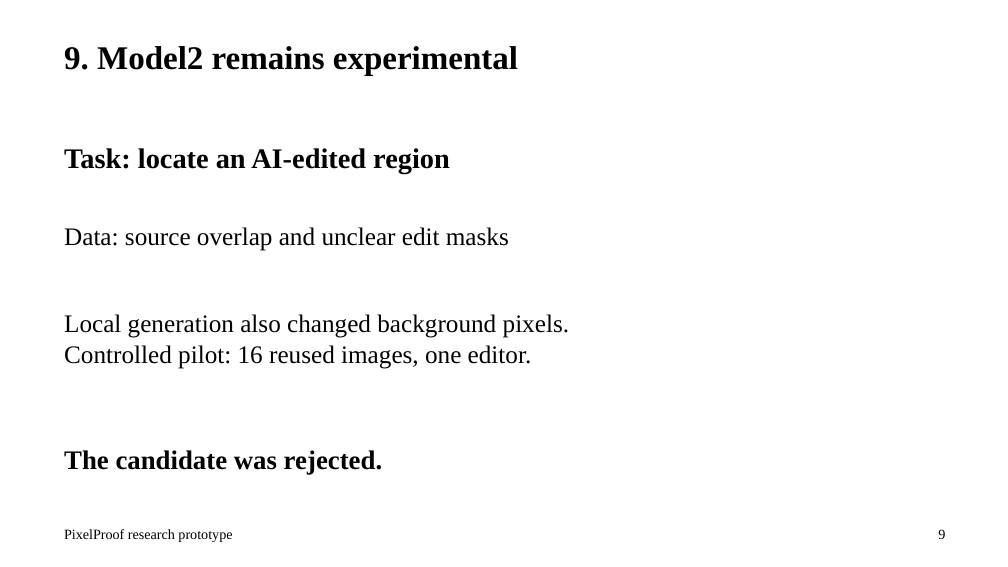
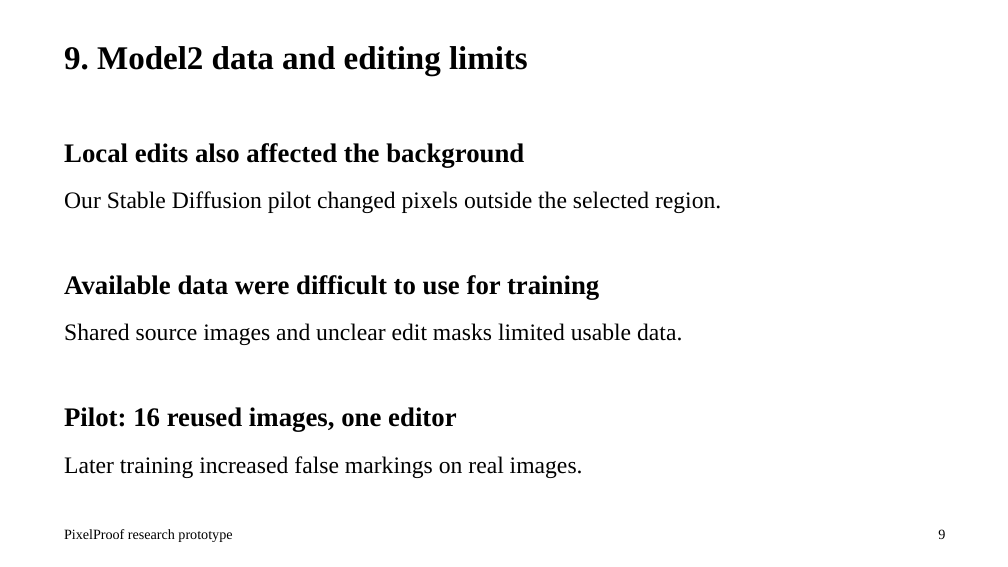
Before and after one commit to EfeHanKeles346/ai-image-detector, a slide deck: slide 9 of rapor/final_2026/deliverables/CS395_Presentation_EfeHan_Keles_29September2026.pptx. Drawn at 1008x567 pixels with LibreOffice and Linux fonts; fonts in the diff are those of the drawing. Boxes give left, top, right and bottom in pixels: in the first picture for what was removed or moved away, otherwise in the second. Text is boxed around its words. In the diff, an @@ line names an element or a change of style, - is before the commit and + after.

Commit message:
docs: make Model2 limitations explicit in presentation

```diff
--- a/rapor/final_2026/deliverables/CS395_Presentation_EfeHan_Keles_29September2026.pptx
+++ b/rapor/final_2026/deliverables/CS395_Presentation_EfeHan_Keles_29September2026.pptx
@@ text at (64, 46, 528, 76): text changed @@
-9. Model2 remains experimental
+9. Model2 data and editing limits
@@ text at (64, 143, 524, 167): text changed; size 27 to 25.5 pt @@
-Task: locate an AI-edited region
+Local edits also affected the background
@@ text at (64, 191, 721, 213): text changed; size 24 to 22.5 pt @@
-Data: source overlap and unclear edit masks
+Our Stable Diffusion pilot changed pixels outside the selected region.
@@ text added at (64, 275, 599, 299), 25.5 pt, text #000000, bold @@
+Available data were difficult to use for training
@@ text added at (64, 323, 682, 345), 22.5 pt, text #000000 @@
+Shared source images and unclear edit masks limited usable data.
@@ text at (64, 407, 456, 432): text changed; size 24 to 25.5 pt; bold on @@
-Local generation also changed background pixels.
-Controlled pilot: 16 reused images, one editor.
+Pilot: 16 reused images, one editor
@@ text removed at (64, 450, 382, 475) @@
-The candidate was rejected.
@@ text added at (64, 456, 583, 478), 22.5 pt, text #000000 @@
+Later training increased false markings on real images.
```
Also in this commit, not shown: 13 other files.
